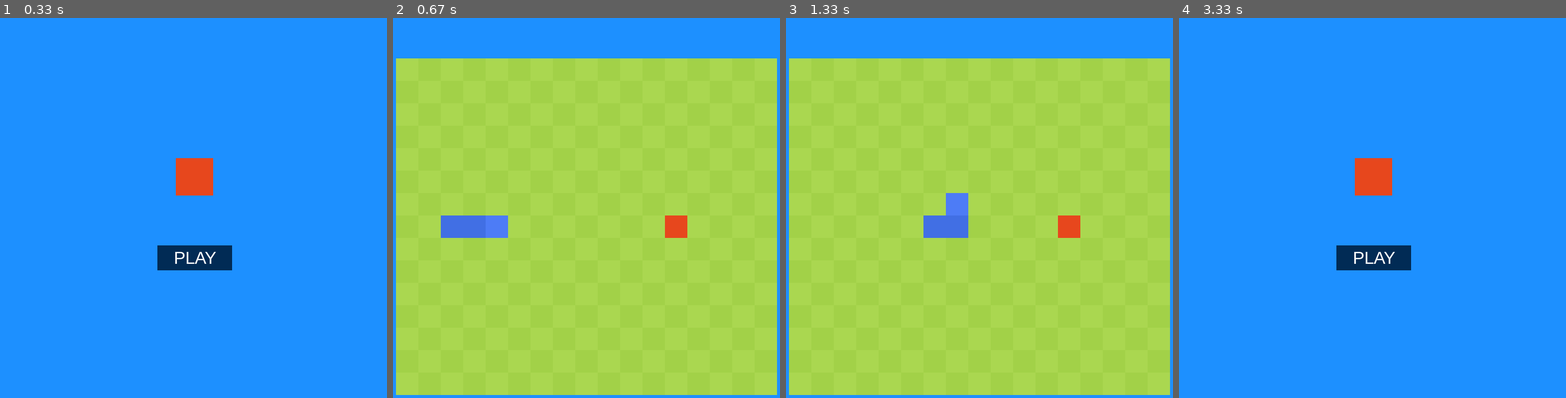
Above: before the commit, frames 1-4 (left to right).
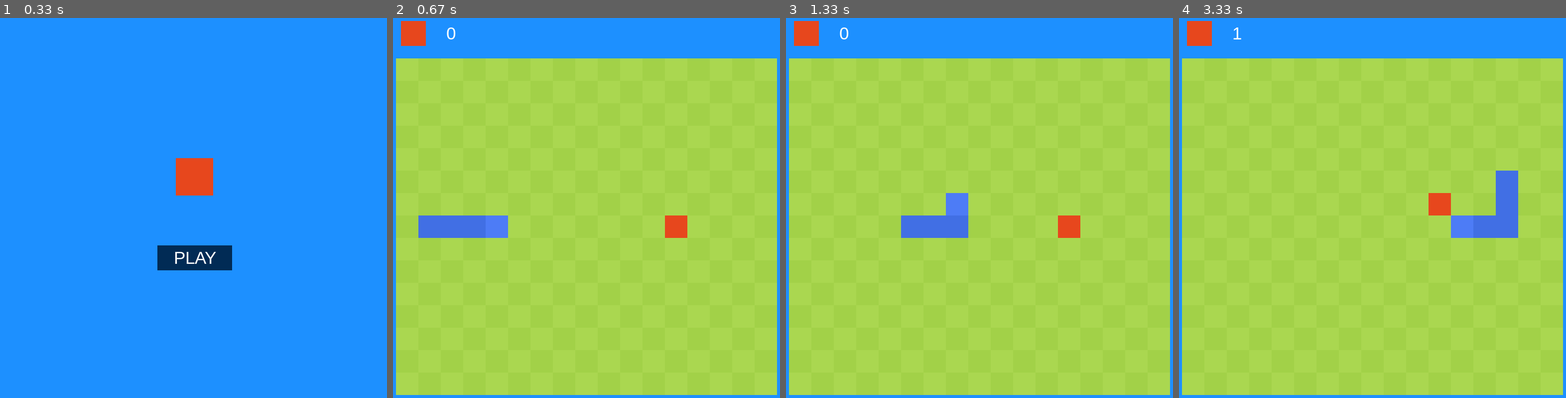
Above: after the commit, the same moments.

Repository: sharkenbear/pygame_projects
Game: pygame game, started from snake.py
Same seed, same stepped clock (60 frames per second), same inputs: the game is played once before the commit and once after it.
Inputs (mouse positions are in pixels of both pictures, inside the frame that each line leads up to):
- Up to frame 1 (0.33 s): no input
- Up to frame 2 (0.67 s): click "PLAY" at 0.38 s
- Up to frame 3 (1.33 s): hold Right 0.67-1.13 s; move the mouse to (983, 234) at 0.7 s; hold Up from 1.17 s (still down)
- Up to frame 4 (3.33 s): release Up at 1.47 s; hold Right 1.5-1.97 s; hold Down 2.57-2.87 s; hold Left 2.9-3.3 s

Frame 1 is identical in both runs. In frame 2, 0.8% of the frame differs, in the area x 2-17%, y 0-58%; in frame 3, 0.8%; in frame 4, 88%, in the area x 0-100%, y 0-100%.

Commit message:
Snake game

Diff:
--- a/snake.py
+++ b/snake.py
@@ -11,8 +11,9 @@
         self.buf = [[0] * width for _ in range(height)]
         # sets the initial snake and apple position
         # self.buf[y][x] y is how far down, x is how far along
-        self.buf[7][2] = 1
-        self.buf[7][3] = 2
+        self.buf[7][1] = 1
+        self.buf[7][2] = 2
+        self.buf[7][3] = 3
         self.buf[7][4] = -2
         self.buf[7][12] = -3
 
@@ -42,11 +43,11 @@
                     draw_rect(screen, column * 45 + 15, row * 45 + 100, (231, 71, 29), 45, 45)
 
     # decreases the number of all snake body parts in the grid
-    def decrease_grid(self, grid1):
+    def decrease_grid(self, grid):
         for row in range(0, 15):
             for column in range(0, 17):
-                if grid1[row][column] > 0:
-                    grid1[row][column] = grid1[row][column] - 1
+                if grid[row][column] > 0:
+                    grid[row][column] = grid[row][column] - 1
 
     # moves the snek along
     def move_along(self, direction, grid1, num_eaten, t, input_):
@@ -74,55 +75,138 @@
                         if direction == RIGHT_DIRECTION:
                             # if snake head is not at the end, or one ahead of snake is not an apple or an empty tile, returns that snake has crashed
                             if grid1.buf[row][col] == -2:
+
+                                # if one ahead is a body part (not 0 or -3, a apple) then return that the snake has crashed
                                 if col == 16 or (grid1.buf[row][col + 1] != 0 and grid1.buf[row][col + 1] != -3):
-                                    return grid1, has_eaten, True, direction
-                                elif grid1.buf[row][col + 1] == 0:
+                                    return grid1, has_eaten, True, direction, False
+
+                                # if one ahead is not a apple, therfore it is empty:
+                                if grid1.buf[row][col + 1] != -3:
                                     self.decrease_grid(grid1.buf)
-                                    grid1.buf[row][col + 1] = -2
-                                    grid1.buf[row][col] = num_eaten + 2
-                                    return grid1, has_eaten, False, direction
-                                elif grid1.buf[row][col + 1] == -3:
-                                    print("apple")
+
+                                # if one ahead is a apple:
+                                if grid1.buf[row][col + 1] == -3:
+
+                                    # checkes if grid is full of snake, and returns that the game has been won if it is
+                                    if self.check_full(grid1.buf):
+                                        return grid1, has_eaten, False, direction, True
+
+                                    # makes snake longer and spawns a new apple
+                                    has_eaten = True
+                                    grid1.buf = self.spawn_apple(grid1.buf)
+
+                                grid1.buf[row][col + 1] = -2
+                                grid1.buf[row][col] = num_eaten + 3
+
+                                return grid1, has_eaten, False, direction, False
 
                         elif direction == LEFT_DIRECTION:
                             # if snake head is not at the end, or one ahead of snake is not an apple or an empty tile, returns that snake has crashed
                             if grid1.buf[row][col] == -2:
-                                if  col == 0 or (grid1.buf[row][col - 1] != 0 and grid1.buf[row][col - 1] != -3):
-                                    return grid1, has_eaten, True, direction
-                                elif grid1.buf[row][col - 1] == 0:
+
+                                # if one ahead is a body part (not 0 or -3, a apple) then return that the snake has crashed
+                                if col == 0 or (grid1.buf[row][col - 1] != 0 and grid1.buf[row][col - 1] != -3):
+                                    return grid1, has_eaten, True, direction, False
+
+                                # if one ahead is not a apple, therfore it is empty:
+                                if grid1.buf[row][col - 1] != -3:
                                     self.decrease_grid(grid1.buf)
-                                    grid1.buf[row][col - 1] = -2
-                                    grid1.buf[row][col] = num_eaten - 2
-                                    return grid1, has_eaten, False, direction
-                                elif grid1.buf[row][col - 1] == -3:
-                                    print("apple")
+
+                                # if one ahead is a apple:
+                                if grid1.buf[row][col - 1] == -3:
+
+                                    # checkes if grid is full of snake, and returns that the game has been won if it is
+                                    if self.check_full(grid1.buf):
+                                        return grid1, has_eaten, False, direction, True
+
+                                    # makes snake longer and spawns a new apple
+                                    has_eaten = True
+                                    grid1.buf = self.spawn_apple(grid1.buf)
+
+                                grid1.buf[row][col - 1] = -2
+                                grid1.buf[row][col] = num_eaten + 3
+
+                                return grid1, has_eaten, False, direction, False
 
                         elif direction == DOWN_DIRECTION:
                             # if snake head is not at the end, or one ahead of snake is not an apple or an empty tile, returns that snake has crashed
                             if grid1.buf[row][col] == -2:
+
+                                # if one ahead is a body part (not 0 or -3, a apple) then return that the snake has crashed
                                 if row == 14 or (grid1.buf[row + 1][col] != 0 and grid1.buf[row + 1][col] != -3):
-                                    return grid1, has_eaten, True, direction
-                                elif grid1.buf[row + 1][col] == 0:
+                                    return grid1, has_eaten, True, direction, False
+
+                                # if one ahead is not a apple, therfore it is empty:
+                                if grid1.buf[row + 1][col] != -3:
                                     self.decrease_grid(grid1.buf)
-                                    grid1.buf[row + 1][col] = -2
-                                    grid1.buf[row][col] = num_eaten + 2
-                                    return grid1, has_eaten, False, direction
-                                elif grid1.buf[row + 1][col] == -3:
-                                    print("apple")
+
+                                # if one ahead is a apple:
+                                if grid1.buf[row + 1][col] == -3:
+
+                                    # checkes if grid is full of snake, and returns that the game has been won if it is
+                                    if self.check_full(grid1.buf):
+                                        return grid1, has_eaten, False, direction, True
+
+                                    # makes snake longer and spawns a new apple
+                                    has_eaten = True
+                                    grid1.buf = self.spawn_apple(grid1.buf)
+
+                                grid1.buf[row + 1][col] = -2
+                                grid1.buf[row][col] = num_eaten + 3
+
+                                return grid1, has_eaten, False, direction, False
+
                         elif direction == UP_DIRECTION:
                             # if snake head is not at the end, or one ahead of snake is not an apple or an empty tile, returns that snake has crashed
                             if grid1.buf[row][col] == -2:
+
+                                # if one ahead is a body part (not 0 or -3, a apple) then return that the snake has crashed
                                 if row == 0 or (grid1.buf[row - 1][col] != 0 and grid1.buf[row - 1][col] != -3):
-                                    return grid1, has_eaten, True, direction
-                                elif grid1.buf[row - 1][col] == 0:
+                                    return grid1, has_eaten, True, direction, False
+
+                                # if one ahead is not a apple, therfore it is empty:
+                                if grid1.buf[row - 1][col] != -3:
                                     self.decrease_grid(grid1.buf)
-                                    grid1.buf[row - 1][col] = -2
-                                    grid1.buf[row][col] = num_eaten + 2
-                                    return grid1, has_eaten, False, direction
-                                elif grid1.buf[row - 1][col] == -3:
-                                    print("apple")
-
-        return grid1, False, False, direction
+
+                                # if one ahead is a apple:
+                                if grid1.buf[row - 1][col] == -3:
+
+                                    # checkes if grid is full of snake, and returns that the game has been won if it is
+                                    if self.check_full(grid1.buf):
+                                        return grid1, has_eaten, False, direction, True
+
+                                    # makes snake longer and spawns a new apple
+                                    has_eaten = True
+                                    grid1.buf = self.spawn_apple(grid1.buf)
+
+                                grid1.buf[row - 1][col] = -2
+                                grid1.buf[row][col] = num_eaten + 3
+
+                                return grid1, has_eaten, False, direction, False
+
+        return grid1, False, False, direction, False
+
+    # spawns in a new apple
+    def spawn_apple(self, grid):
+        pos_x, pos_y = self.find_spot(grid)
+        grid[pos_x][pos_y] = -3
+        return grid
+
+    def find_spot(self, grid):
+        new_pos_col = random.randint(0, 16)
+        new_pos_row = random.randint(0, 14)
+        if grid[new_pos_row][new_pos_col] != 0:
+            new_pos_row, new_pos_col = self.find_spot(grid)
+        return new_pos_row, new_pos_col
+
+    # checks if the grid is completly filled
+    def check_full(self, grid):
+        for row in range(0, 17):
+            for column in range(0, 15):
+                if grid[row][column] == 0:
+                    return False
+
+        return True
 
 #  draws a rectange on the screen
 def draw_rect(screen, x, y, colour, size_x, size_y):
@@ -155,8 +239,9 @@
         # defines the screen, where all things get displayed
         screen_length = 800
         screen = pygame.display.set_mode((screen_length, screen_length))
-        # defines the font
+        # defines the fonts
         FONT = pygame.font.SysFont("arial", 35)
+        BIG_FONT = pygame.font.SysFont("arial", 75)
         # defines the rectangle that is the start button
         start_btn = pygame.Rect((325, 475, 150, 50))
         # defines the grid
@@ -242,24 +327,29 @@
                 t = t + 1
                 if t > 4:
                     t = 0
-            g1, has_eaten, did_crash, direction = g1.move_along(direction, g1, num_eaten, t, input_)
+            g1, has_eaten, did_crash, direction, has_won = g1.move_along(direction, g1, num_eaten, t, input_)
             if did_crash:
                 state = LOSE_STATE
             elif has_eaten:
                 num_eaten = num_eaten + 1
+            elif has_won:
+                state = WIN_STATE
+
+            # draws the score and the grid
+            draw_rect(screen, 25, 25, (231, 71, 29), 50, 50)
+            type_msg(screen, FONT, 125, 50, num_eaten, (255, 255, 255))
             g1.draw_grid(screen)
 
-            # WORK IN PROGRESS!
         if state == LOSE_STATE:
             print("you lose...")
             g1 = Grid(17, 15)
             direction = NOWHERE_DIRECTION
             input_ = NOWHERE_DIRECTION
+            num_eaten = 0
             state = START_STATE
-            # WORK IN PROGRESS!
+
         if state == WIN_STATE:
-            None
-            # WORK IN PROGRESS!
+            type_msg(screen, BIG_FONT, 400, 400, "You win!", (0, 255, 255))
 
         pygame.display.update()
         clock.tick(30)
